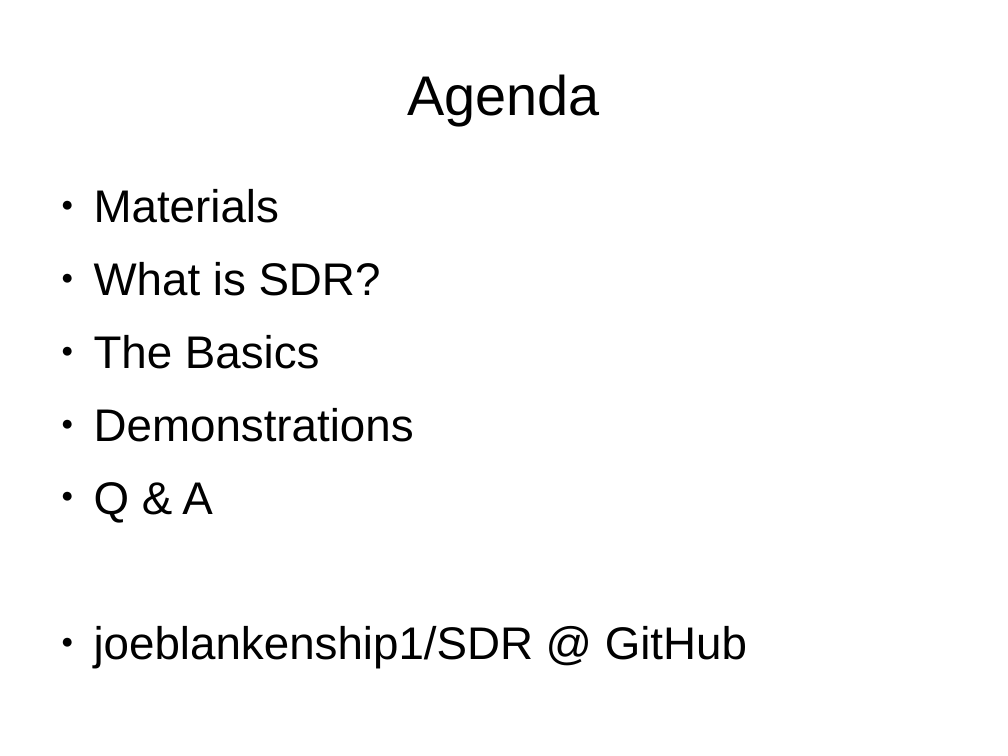
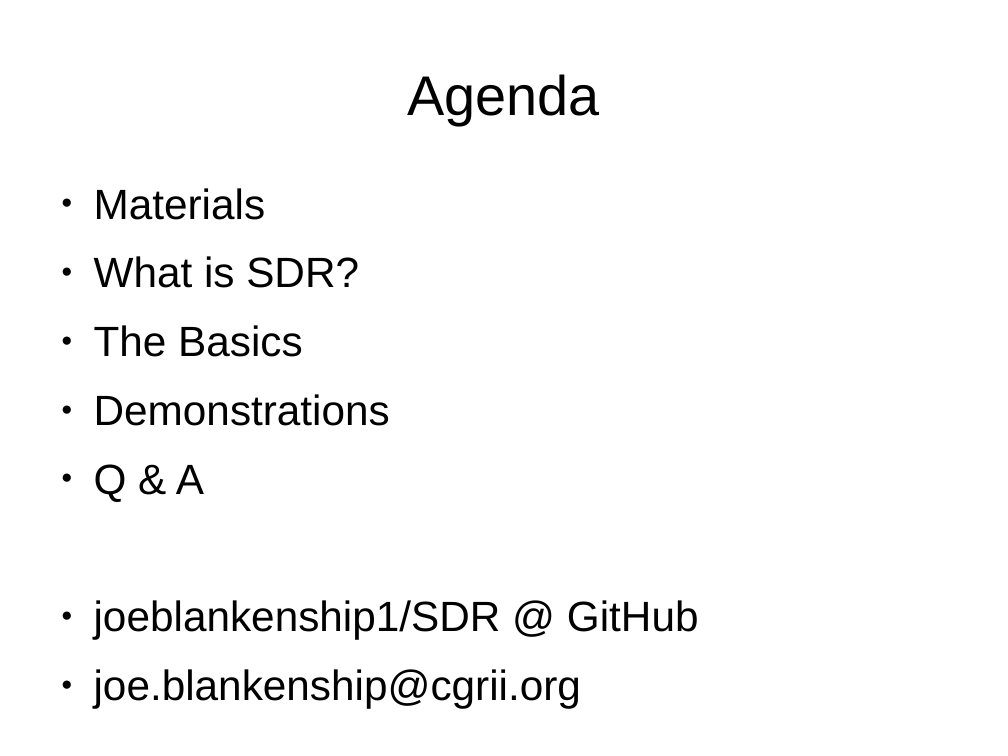
Before and after one commit to joeblankenship1/SDR, a slide deck: slide 2 of SDRclassPresentation.odp. Drawn at 1008x756 pixels with LibreOffice and Linux fonts; fonts in the diff are those of the drawing. Boxes give left, top, right and bottom in pixels: in the first picture for what was removed or moved away, otherwise in the second. Text is boxed around its words. In the diff, an @@ line names an element or a change of style, - is before the commit and + after.

```diff
--- a/SDRclassPresentation.odp
+++ b/SDRclassPresentation.odp
@@ text at <box>94,188,699,640</box>: size 36 to 33.3 pt in "Materials", "What is SDR?", "The Basics", "Demonstrations" and 2 more places @@
@@ text at <box>94,669,581,708</box>: paragraph added @@
+● joe.blankenship@cgrii.org
```
Also in this commit, not shown: 5 other files.
